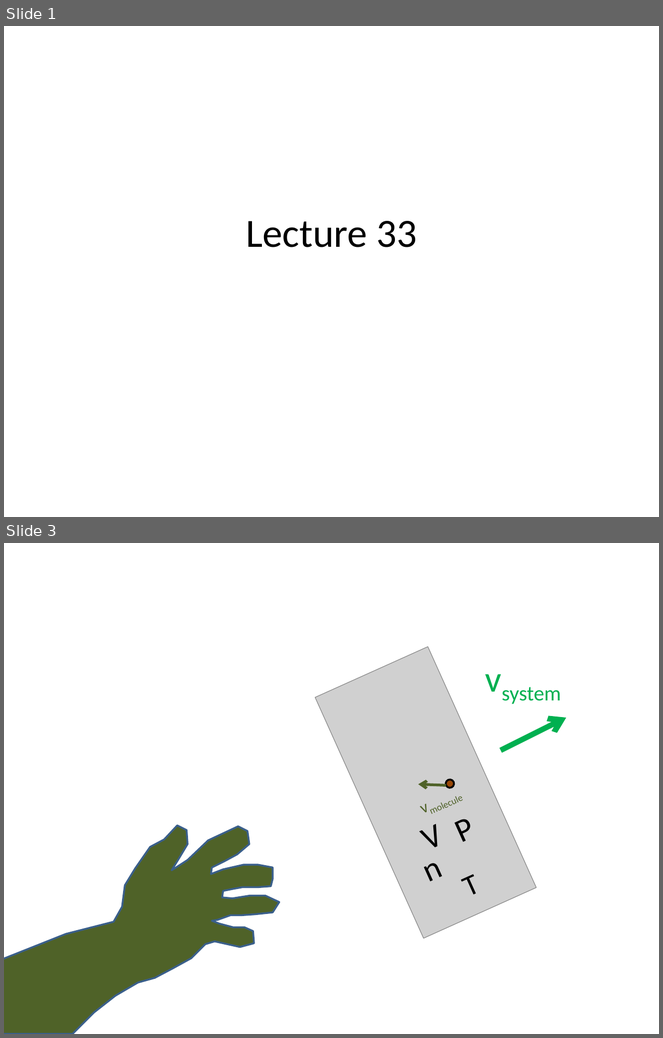
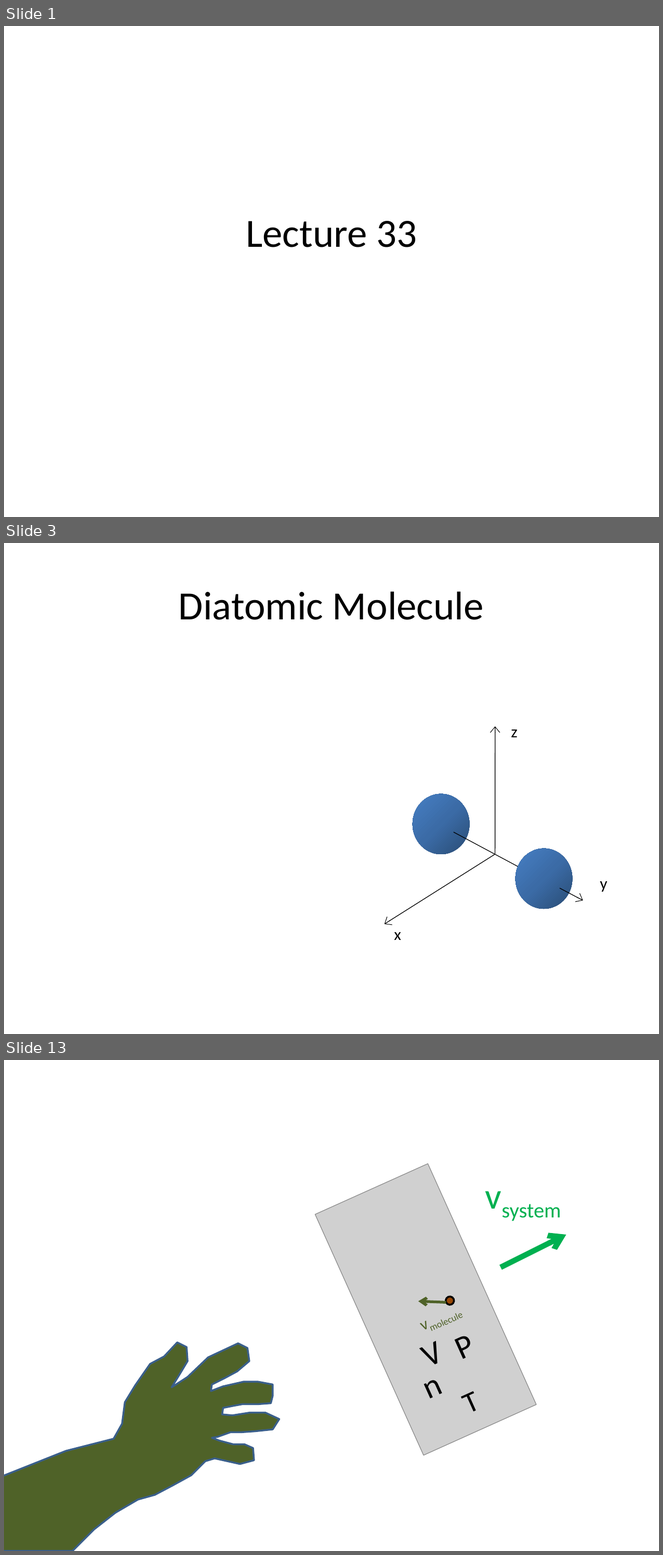
Before and after one commit to rtlines/Introductory-Physics-II, a slide deck: Lecture_Slides/PH 123 Lecture 33.pptx. Shown one above the other, each under a label of ours: slides 1 and 3 before the commit, slides 1, 3 and 13 after it; the slides between them are not shown. The pictures are 663x1038 and 663x1555 pixels, drawn with LibreOffice and Linux fonts; fonts in the diff are those of the drawing; grey boxes stand for pictures. Boxes give left, top, right and bottom in pixels: in the first picture for what was removed or moved away, otherwise in the second. Text is boxed around its words. In the diff, an @@ line names an element or a change of style, - is before the commit and + after.

```diff
--- a/Lecture_Slides/PH 123 Lecture 33.pptx
+++ b/Lecture_Slides/PH 123 Lecture 33.pptx
@@ slide 3 added at bbox=[4, 543, 659, 1034], background #FFFFFF @@
@@ title added at bbox=[179, 591, 484, 620], 44 pt, text #000000 @@
+Diatomic Molecule
@@ group added at bbox=[385, 727, 607, 940]: 3 arrows, 3 texts, 2 ellipses, 1 line @@
+x
+y
+z
@@ what was slide 3 is now slide 13 @@
```
Also in this commit, not shown: 1 slide changed, 9 other slides added, 3 other files.
